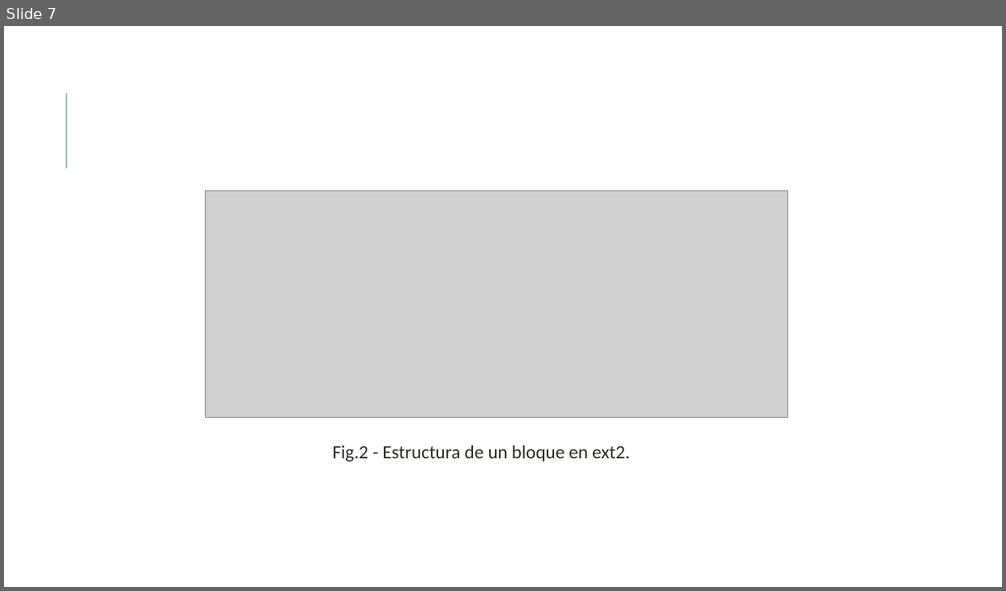
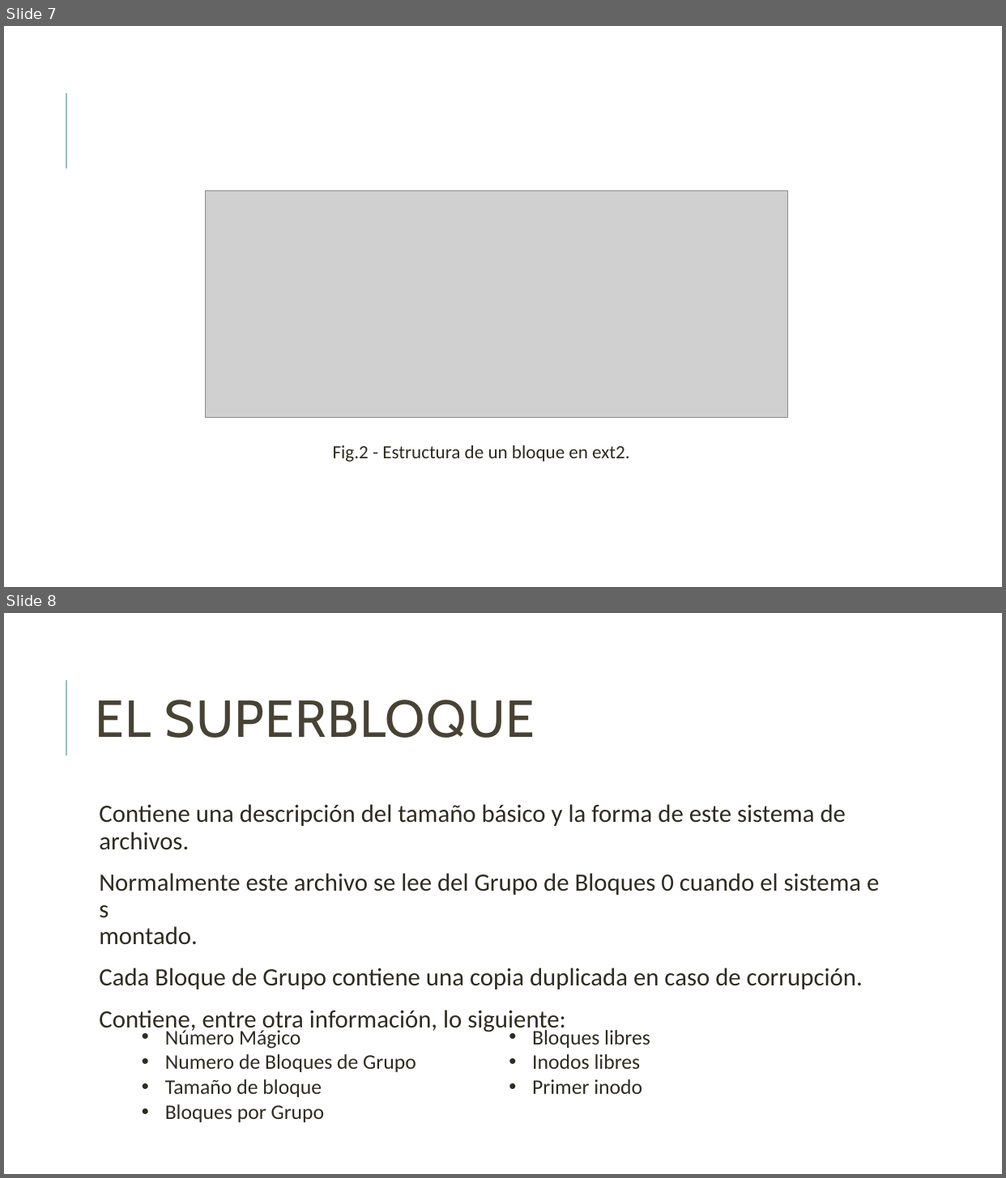
Before and after one commit to unamfi/sistop-2020-1, a slide deck: exposiciones/GonzálezAndrés/Extended.pptx. Shown one above the other, each under a label of ours: slide 7 before the commit, slides 7 and 8 after it. The pictures are 1006x591 and 1006x1178 pixels, drawn with LibreOffice and Linux fonts; fonts in the diff are those of the drawing; grey boxes stand for pictures. Boxes give left, top, right and bottom in pixels: in the first picture for what was removed or moved away, otherwise in the second. Text is boxed around its words. In the diff, an @@ line names an element or a change of style, - is before the commit and + after.

```diff
--- a/exposiciones/GonzálezAndrés/Extended.pptx
+++ b/exposiciones/GonzálezAndrés/Extended.pptx
@@ slide 8 added at [4, 613, 1002, 1174], background #FFFFFF; not listed: 1 template element that a slide beside it also shows @@
@@ title added at [96, 700, 535, 738], 50 pt, text #474233 @@
+EL SUPERBLOQUE
@@ text added at [99, 804, 863, 1034], 24 pt, text #2E2B21 @@
+  Contiene una descripción del tamaño básico y la forma de este sistema de
+  archivos.
+  Normalmente este archivo se lee del Grupo de Bloques 0 cuando el sistema es
+  montado.
+  Cada Bloque de Grupo contiene una copia duplicada en caso de corrupción.
+  Contiene, entre otra información, lo siguiente:
@@ text added at [165, 1028, 650, 1122], 20 pt, text #2E2B21 @@
+• Número Mágico
+• Numero de Bloques de Grupo
+• Tamaño de bloque
+• Bloques por Grupo
+• Bloques libres
+• Inodos libres
+• Primer inodo
```
Also in this commit, not shown: 2 slides changed, 6 other slides added.
